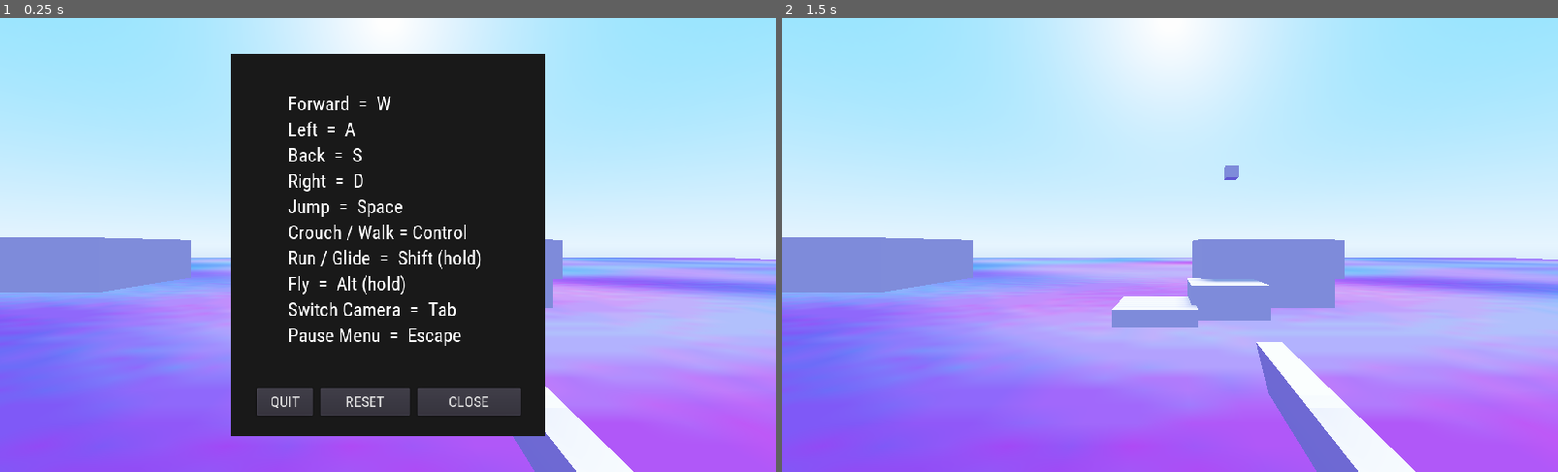
Above: before the commit, frames 1-2 (left to right).
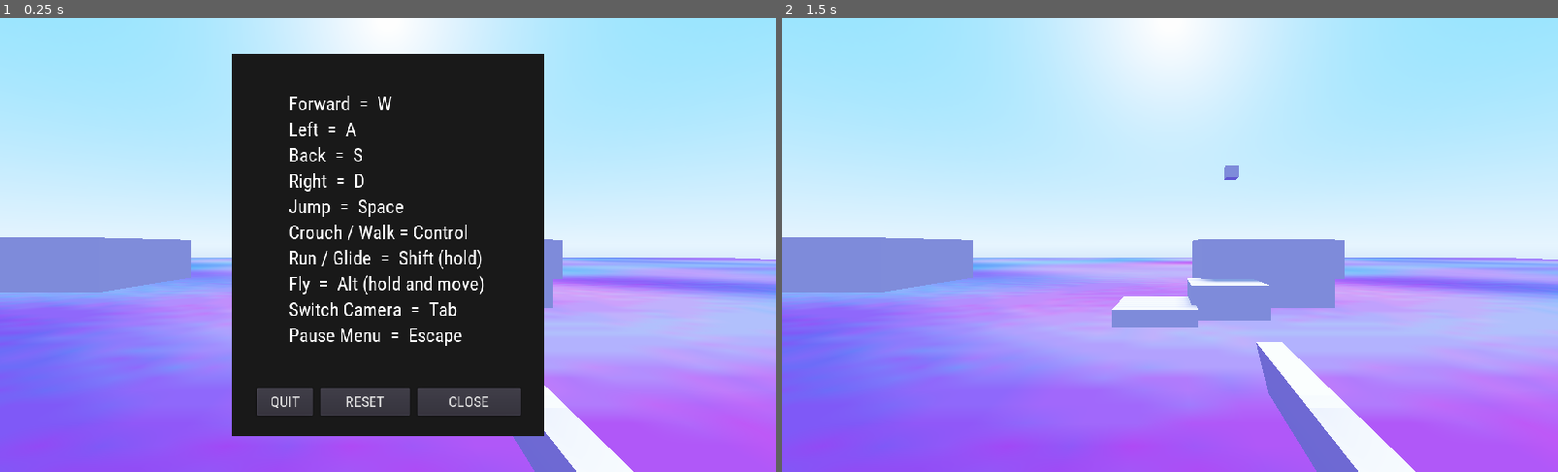
Above: after the commit, the same moments.

Repository: Yuminous/Godot-Shorts
Game: Godot game, scene res://Single.tscn
The game is run twice, just before and just after one commit, with the same random seed, the same clock (stepped at 60 frames per second) and the same inputs.
Inputs (mouse positions are in pixels of both pictures, inside the frame that each line leads up to):
- Up to frame 1 (0.25 s): no input
- Up to frame 2 (1.5 s): tap Enter at 0.5 s; move the mouse to (1340, 222) at 0.52 s; hold D (right) 0.53-1.25 s; tap Tab (camera) at 0.6 s; tap Space (jump) at 0.77 s; click "RESET" at 1.25 s

The runs differ from the first frame. In frame 1, 2.0% of the frame differs, in the area x 29-71%, y 7-93%; in frame 2, nothing differs.

Commit message:
Update Single.tscn

Diff:
--- a/3.3 → Rudimentary 3D Movement incl. Flight/Single.tscn
+++ b/3.3 → Rudimentary 3D Movement incl. Flight/Single.tscn
@@ -71,9 +71,9 @@
 anchor_top = 0.5
 anchor_right = 0.5
 anchor_bottom = 0.5
-margin_left = -207.0
+margin_left = -206.0
 margin_top = -252.5
-margin_right = 207.0
+margin_right = 206.0
 margin_bottom = 252.5
 custom_styles/normal = SubResource( 1 )
 custom_fonts/font = SubResource( 2 )
@@ -84,7 +84,7 @@
 Jump  =  Space
 Crouch / Walk = Control
 Run / Glide  =  Shift (hold)
-Fly  =  Alt (hold)
+Fly  =  Alt (hold and move)
 Switch Camera  =  Tab
 Pause Menu  =  Escape"
 __meta__ = {
